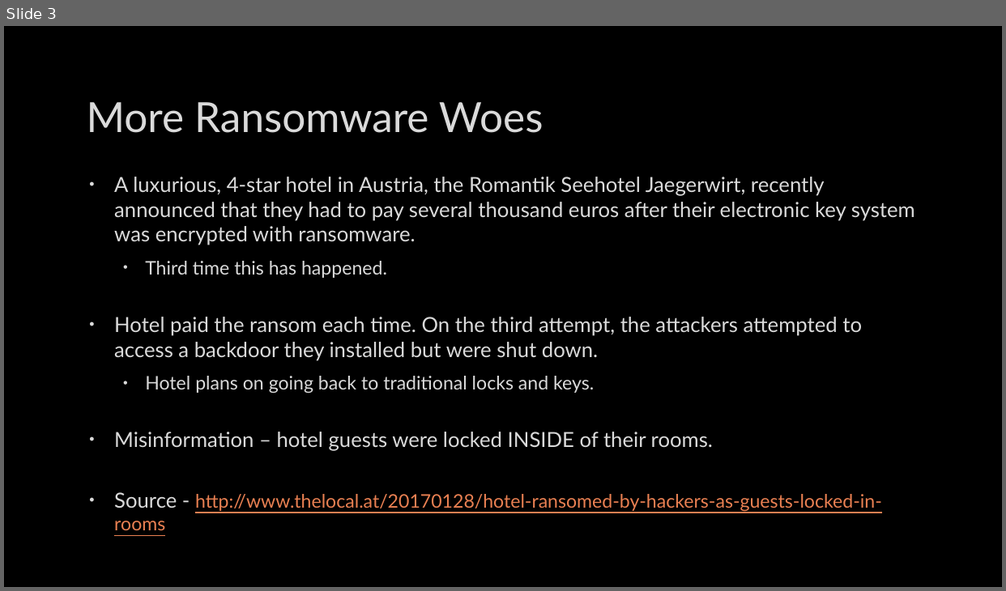
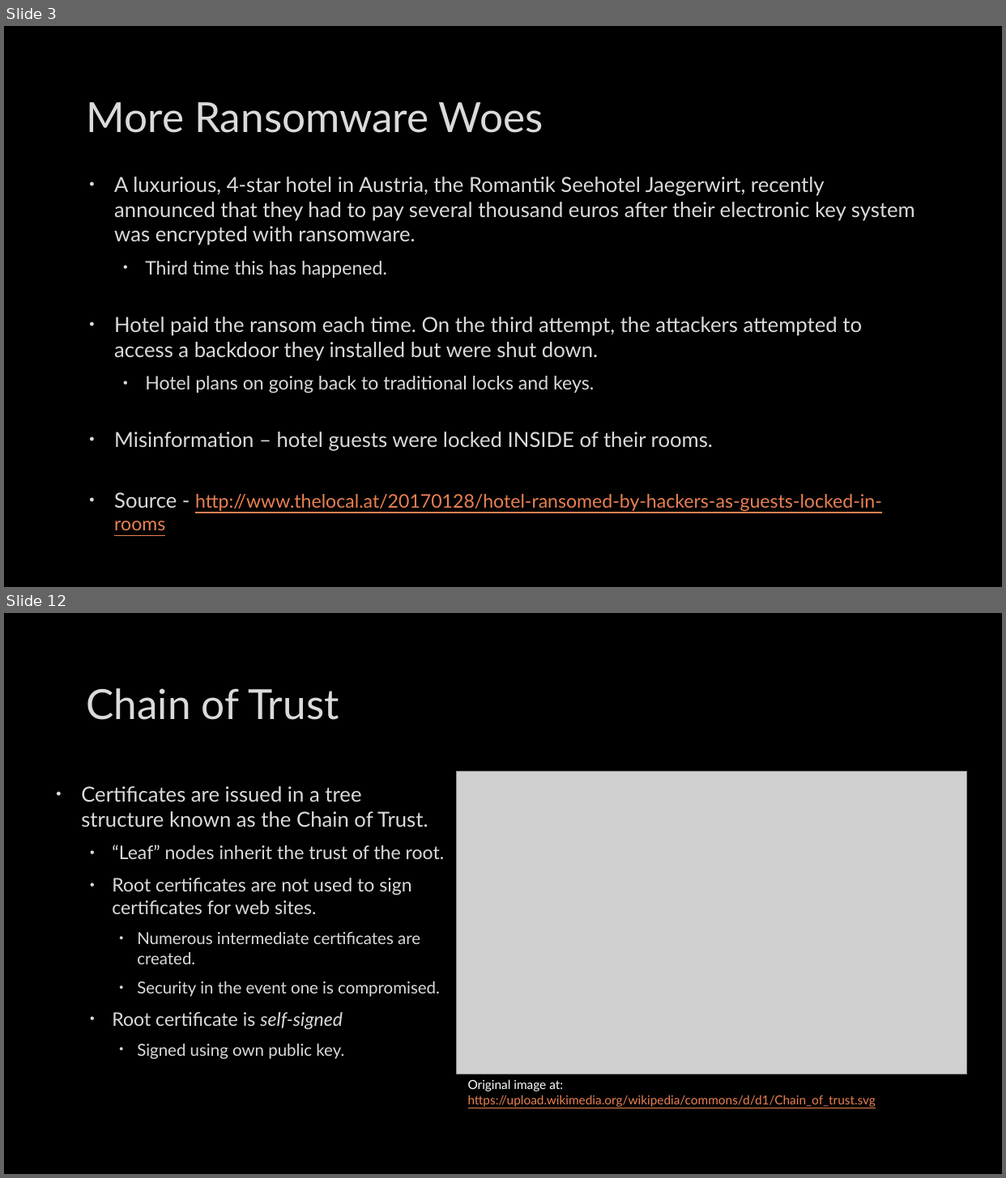
Before and after one commit to mbaccia514/SIG-Security, a slide deck: meetings/2017-02-07/2017-02-07.pptx. Shown one above the other, each under a label of ours: slide 3 before the commit, slides 3 and 12 after it; the slides between them are not shown. The pictures are 1006x591 and 1006x1178 pixels, drawn with LibreOffice and Linux fonts; fonts in the diff are those of the drawing; grey boxes stand for pictures; background and template pictures are left out. Boxes give left, top, right and bottom in pixels: in the first picture for what was removed or moved away, otherwise in the second. Text is boxed around its words. In the diff, an @@ line names an element or a change of style, - is before the commit and + after.

```diff
--- a/meetings/2017-02-07/2017-02-07.pptx
+++ b/meetings/2017-02-07/2017-02-07.pptx
@@ slide 12 added at box(4, 613, 1002, 1174), background picture (left out) @@
@@ title added at box(87, 688, 339, 720), 40 pt, text #DADADA @@
+Chain of Trust
@@ picture added at box(456, 771, 966, 1073) @@
@@ text added at box(81, 786, 445, 1059), 18 pt, text #DADADA @@
+• Certificates are issued in a tree structure known as the Chain of Trust.
+  • “Leaf” nodes inherit the trust of the root.
+  • Root certificates are not used to sign certificates for web sites.
+    • Numerous intermediate certificates are created.
+    • Security in the event one is compromised.
+  • Root certificate is self-signed
+    • Signed using own public key.
@@ text added at box(468, 1080, 876, 1107), 12 pt, text #E98052, underline @@
+Original image at: https://upload.wikimedia.org/wikipedia/commons/d/d1/Chain_of_trust.svg
```
Also in this commit, not shown: 2 slides changed, 17 other slides added, 3 slides removed.
